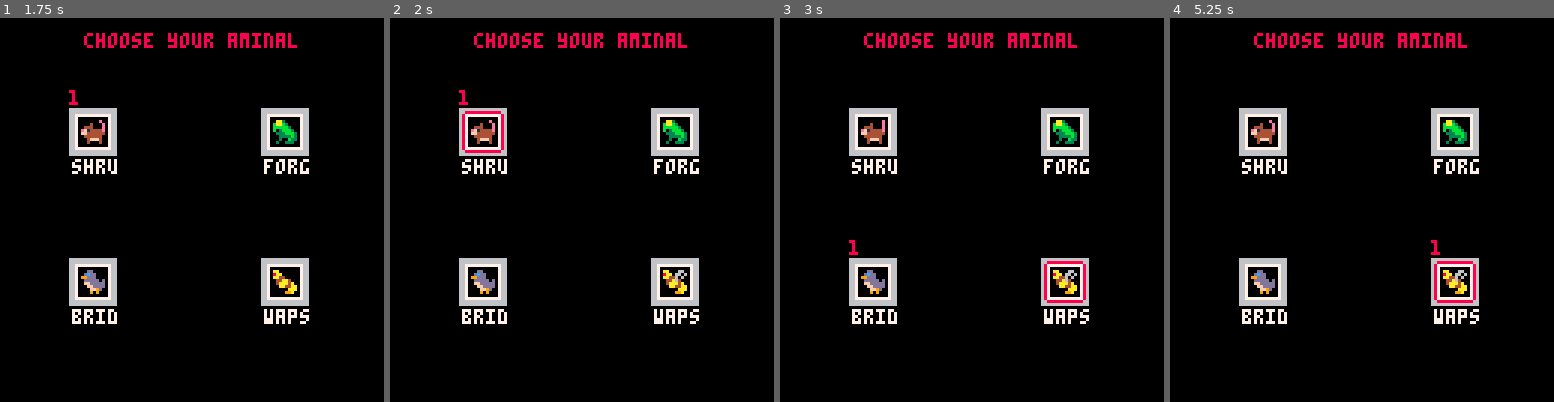
Above: before the commit, frames 1-4 (left to right).
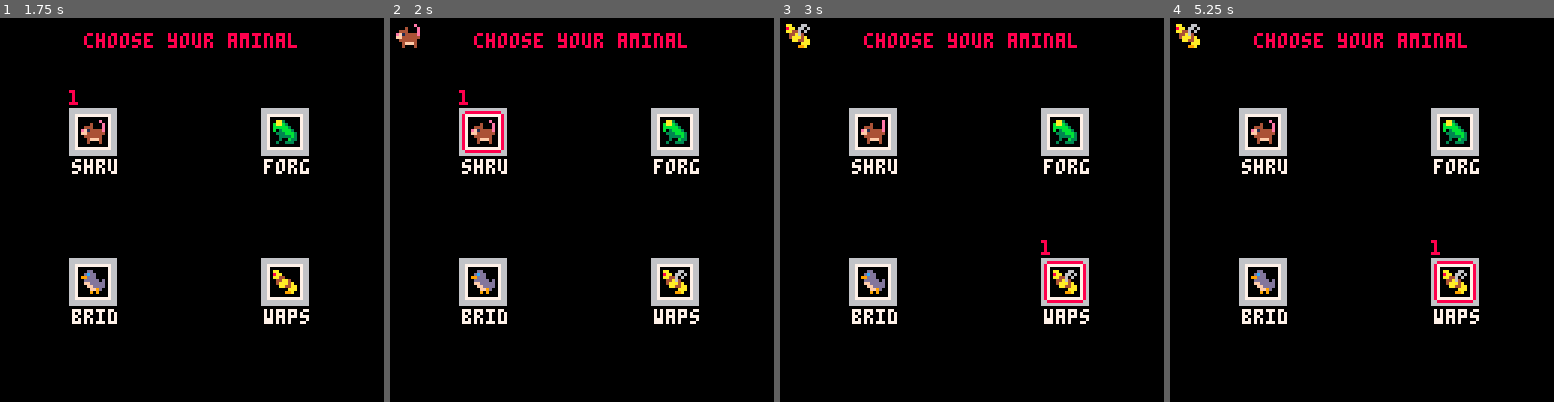
Above: after the commit, the same moments.

Repository: sealgair/aminals
Game: PICO-8 cartridge game.p8
The game is run twice, just before and just after one commit, with the same random seed, the same clock (stepped at 60 frames per second) and the same inputs.
Inputs:
- Up to frame 1 (1.75 s): tap X (X key) at 0.33, 1.07 s; tap O (Z key) at 0.7, 1.7 s; hold Right from 1.6 s (still down)
- Up to frame 2 (2 s): keep holding Right; tap X (X key) at 1.85 s
- Up to frame 3 (3 s): release Right at 2.1 s; tap O (Z key) at 2.1, 2.5, 2.9 s; hold Up 2.15-2.42 s; hold Right from 2.47 s (still down); tap X (X key) at 2.97 s
- Up to frame 4 (5.25 s): release Right at 3.03 s; hold Left 3.08-3.58 s; tap O (Z key) every 0.4 s from 3.3 to 4.9 s; hold Down 3.63-3.97 s; hold Right 4.02-4.68 s; tap X (X key) at 4.08, 5.2 s; hold Up 4.73-5.03 s; hold Left from 5.08 s (still down)

Frame 1 is identical in both runs. In frame 2, 0.2% of the frame differs, in the area x 1-8%, y 1-8%; in frame 3, 0.3%, in the area x 1-71%, y 1-62%; in frame 4, 0.2%.

Commit message:
change pallete in player select

Diff:
--- a/main.lua
+++ b/main.lua
@@ -20,7 +20,8 @@
     coord(0,0),
     coord(0,0),
   },
-  player_colors = {8, 12, 11, 10}
+  player_colors = {8, 12, 11, 10},
+  palettes = {0,0,0,0},
 }
 
 function playerselect:update()
@@ -32,8 +33,13 @@
     if btnp(5, player-1) then
       if chosen == selected and chosen != coord(0, 0) then
         players = {}
-        for pos in all(self.chosen) do
-          if (pos != coord(0,0)) add(players, self.options[pos.y][pos.x])
+        for p, pos in pairs(self.chosen) do
+          if pos != coord(0,0) then
+            add(players, {
+              player=self.options[pos.y][pos.x],
+              palette=self.palettes[p]
+            })
+          end
         end
         game:start(players)
       else
@@ -44,11 +50,15 @@
     dy = dpad('y', player-1, true)
     if dx+dy != 0 then
       if (selected == coord(0, 0)) then
-        -- jointhe game
+        -- join the game
         selected.x, selected.y = 1, 1
-      else
+      elseif chosen == coord(0, 0) then
+        -- hasn't decided
         selected.x = wrap(1, selected.x+dx, 2)
         selected.y = wrap(1, selected.y+dy, 2)
+      else
+        -- choose color
+        self.palettes[player] = wrap(0, self.palettes[player]+dy, 3)
       end
     end
   end
@@ -84,6 +94,8 @@
           if (drawn < 3) line(x+2, y+14, x+13, y+14) -- bottom: p1 p2
           if (drawn%2 == 1) line(x+1, y+2, x+1, y+13) -- left: p1 p3
           if (drawn != 3) line(x+14, y+2, x+14, y+13) -- right: p1 p2 p4
+
+          col.sprite:draw(2 + (player-1)%2 * 116, 2, {palette=self.palettes[player]})
         end
         if rc == selected then
           print(player, x+(player-1)*4, y-6)
@@ -105,9 +117,9 @@
     {8, 16},
     {8, 112},
   }
-  printh("loading players")
-  for p, player in pairs(players) do
-    add(self.objects, player:new(p-1, unpack(starts[p])))
+  for p, popts in pairs(players) do
+    x, y = unpack(starts[p])
+    add(self.objects, popts.player:new(p-1, x, y, popts.palette))
   end
   gamestate = self
 end
--- a/players.lua
+++ b/players.lua
@@ -1,4 +1,4 @@
-player = {
+playerbase = {
   x=56, y=112,
   w=8, h=8,
   facing=-1,
@@ -8,13 +8,14 @@
   p=0
 }
 
-function player:new(p, x, y)
+function playerbase:new(p, x, y, palette)
   return prototype({
-    p=p, x=x, y=y
+    p=p, x=x, y=y,
+    sprite=prototype({palette=palette}, self.sprite)
   }, self)
 end
 
-function player:collides(x, y)
+function playerbase:collides(x, y)
   for x=x, x+self.w-1 do
     for y=y, y+self.h-1 do
       if (mfget(wrap(0, x, 127), wrap(0, y, 127), flags.stop)) return true
@@ -23,7 +24,7 @@
   return false
 end
 
-function player:move()
+function playerbase:move()
   -- gravity pulls
   self.vy += g * self.gravity
 
@@ -49,7 +50,7 @@
   self.grounded = self:collides(self.x, self.y+1)
 end
 
-function player:control()
+function playerbase:control()
   dir = dpad('x', self.p)
   self.walking = dir != 0
   if dir == 0 then
@@ -62,17 +63,17 @@
   end
 end
 
-function player:animstate()
+function playerbase:animstate()
   return 'idle'
 end
 
-function player:update()
+function playerbase:update()
   self.sprite:advance(dt, self:animstate())
   self:control()
   self:move()
 end
 
-function player:draw(x, y)
+function playerbase:draw(x, y)
   x = x or self.x
   y = y or self.y
   self.sprite:draw(x, y, {flipx=self.facing == 1})
@@ -80,12 +81,19 @@
 
 shru = prototype({
   name='shru',
-  sprite=makesprite({
-    idle={16,16,16,16,16,16,18, speed=1.5},
-    walk={16,17}
-  }),
+  sprite=makesprite{
+      animations={
+        idle={16,16,16,16,16,16,18, speed=1.5},
+        walk={16,17},
+      },
+      palettes={
+        {[4]=5, [15]=6, [1]=11},
+        {[4]=1, [15]=13, [1]=9, [14]=4},
+        {[4]=7, [15]=7, [1]=8},
+      },
+  },
   accel=8, speed=2.5,
-}, player)
+}, playerbase)
 
 function shru:animstate()
   if self.walking then
@@ -102,7 +110,7 @@
   }),
   accel=8, speed=1.8,
   jump=0,
-}, player)
+}, playerbase)
 
 function forg:control()
   dir = dpad('x', self.p)
@@ -137,7 +145,7 @@
   flaps=0,
   maxflaps=3,
   gravity=0.25
-}, player)
+}, playerbase)
 
 function brid:animstate()
   if self.grounded then
@@ -156,7 +164,7 @@
 end
 
 function brid:control()
-  player.control(self)
+  playerbase.control(self)
   if self.grounded then
     self.flaps = 0
     self.vx = bound(-self.walk, self.vx, self.walk)
@@ -182,10 +190,10 @@
   name='waps',
   accel=10, speed=1,
   gravity=0
-}, player)
+}, playerbase)
 
 function waps:control()
-  player.control(self)
+  playerbase.control(self)
   dir = dpad('y', self.p)
 
   if dir==0 then
--- a/sprites.lua
+++ b/sprites.lua
@@ -2,6 +2,8 @@
   animations = {
     idle = {0}
   },
+  palettes={},
+  palette=0,
   state = 'idle',
   clock = 0,
 }
@@ -14,7 +16,10 @@
 function spritebase:draw(x,y, opts)
   opts = opts or {}
   cell = self:getcell()
+  palette = opts.palette or self.palette
+  if (palette) pal(self.palettes[palette])
   spr(cell, x, y, opts.w or 1, opts.h or 1, opts.flipx, opts.flipy)
+  pal()
 end
 
 function spritebase:advance(amt, state)
@@ -25,13 +30,12 @@
   if (self.clock >= anim.speed) self.clock = 0
 end
 
-function makesprite(animations)
-  for n, cells in pairs(animations) do
+function makesprite(otps)
+  if (not otps.animations) otps = {animations=otps}
+  for n, cells in pairs(otps.animations) do
     if cells.speed == nil then
       cells.speed = #cells * .15
     end
   end
-  return prototype({
-    animations = animations
-  }, spritebase)
+  return prototype(otps, spritebase)
 end
--- a/utils.lua
+++ b/utils.lua
@@ -51,7 +51,6 @@
   end,
 }
 
-
 function coord(x, y)
   return prototype({x=x, y=y}, coordinate)
 end
